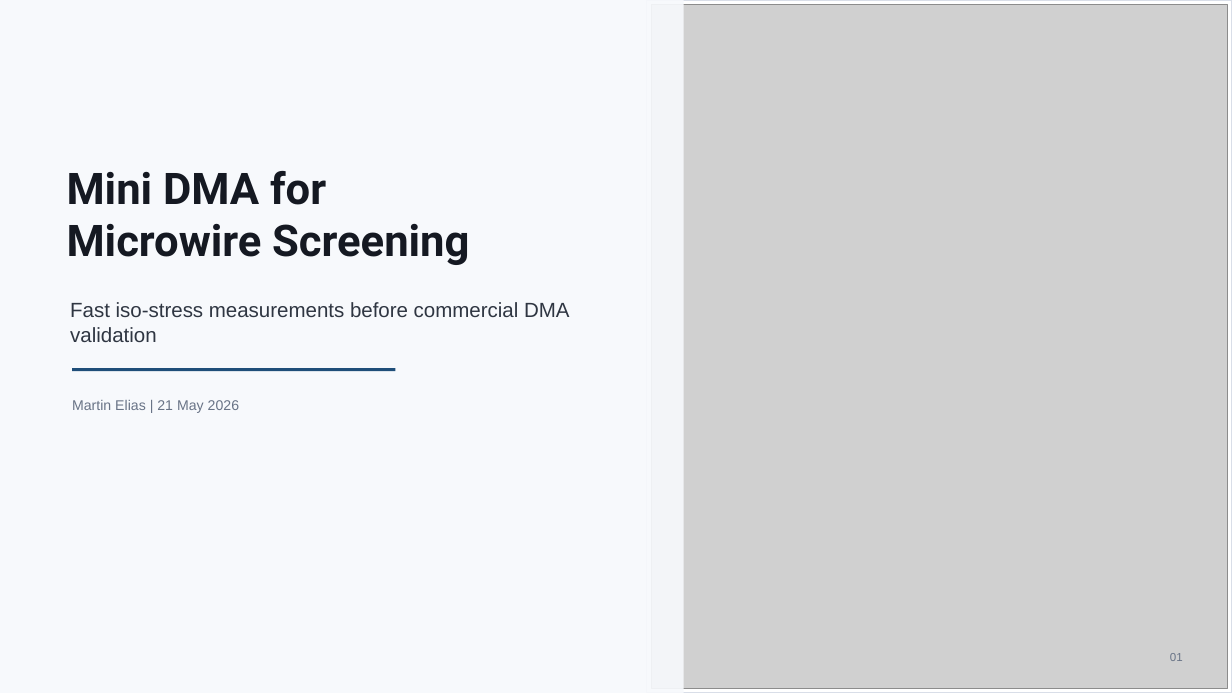
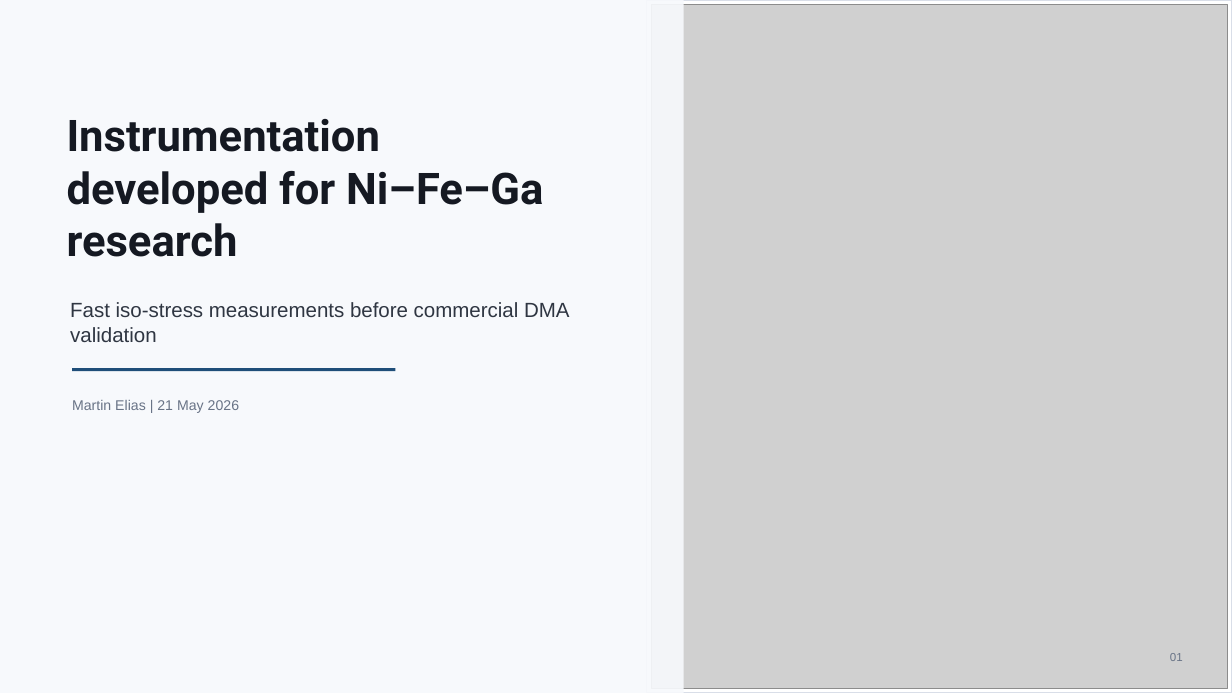
Before and after one commit to MMMM2000/PyPlot, a slide deck: slide 1 of docs/assets/presentations/mini_dma_colloquium_2026-05-21_revised.pptx. Drawn at 1232x693 pixels with LibreOffice and Linux fonts; fonts in the diff are those of the drawing; grey boxes stand for pictures. Boxes give left, top, right and bottom in pixels: in the first picture for what was removed or moved away, otherwise in the second. Text is boxed around its words. In the diff, an @@ line names an element or a change of style, - is before the commit and + after.

Commit message:
Sync Mini DMA presentation titles

```diff
--- a/docs/assets/presentations/mini_dma_colloquium_2026-05-21_revised.pptx
+++ b/docs/assets/presentations/mini_dma_colloquium_2026-05-21_revised.pptx
@@ text at (x1=67, y1=119, x2=543, y2=257): text changed @@
-Mini DMA for
-Microwire Screening
+Instrumentation developed for Ni–Fe–Ga research
```
Also in this commit, not shown: 4 other slides changed.
